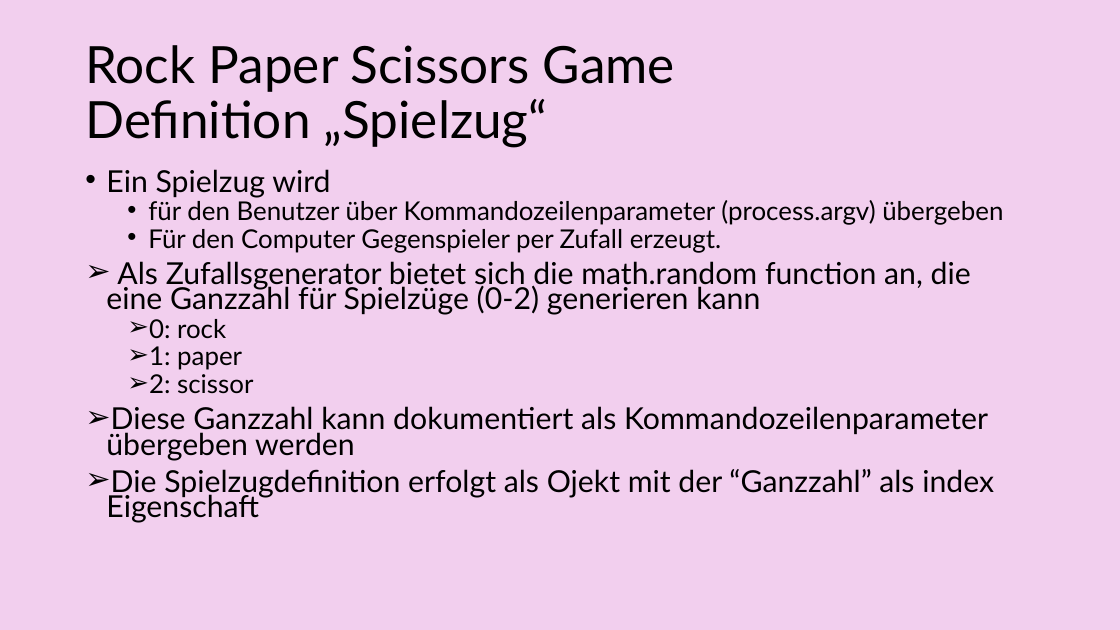
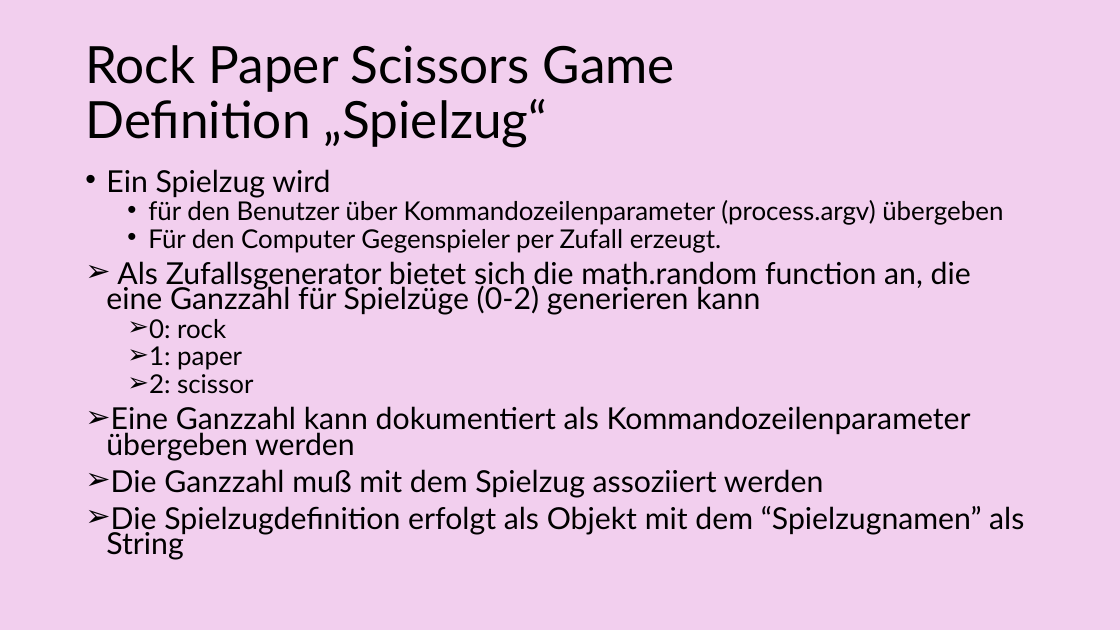
Before and after one commit to RalfWaeldin/jsprojekt, a slide deck: slide 4 of Projektdefinitionen.pptx. Drawn at 1120x630 pixels with LibreOffice and Linux fonts; fonts in the diff are those of the drawing. Boxes give left, top, right and bottom in pixels: in the first picture for what was removed or moved away, otherwise in the second. Text is boxed around its words. In the diff, an @@ line names an element or a change of style, - is before the commit and + after.

```diff
--- a/Projektdefinitionen.pptx
+++ b/Projektdefinitionen.pptx
@@ text at [106,406,1024,560]: text changed @@
-➢ Diese Ganzzahl kann dokumentiert als Kommandozeilenparameter übergeben werden
-➢ Die Spielzugdefinition erfolgt als Ojekt mit der “Ganzzahl” als index Eigenschaft
+➢ Eine Ganzzahl kann dokumentiert als Kommandozeilenparameter übergeben werden
+➢ Die Ganzzahl muß mit dem Spielzug assoziiert werden
+➢ Die Spielzugdefinition erfolgt als Objekt mit dem “Spielzugnamen” als String
```
Also in this commit, not shown: 1 other slide changed, 6 slides added, 9 other files.
